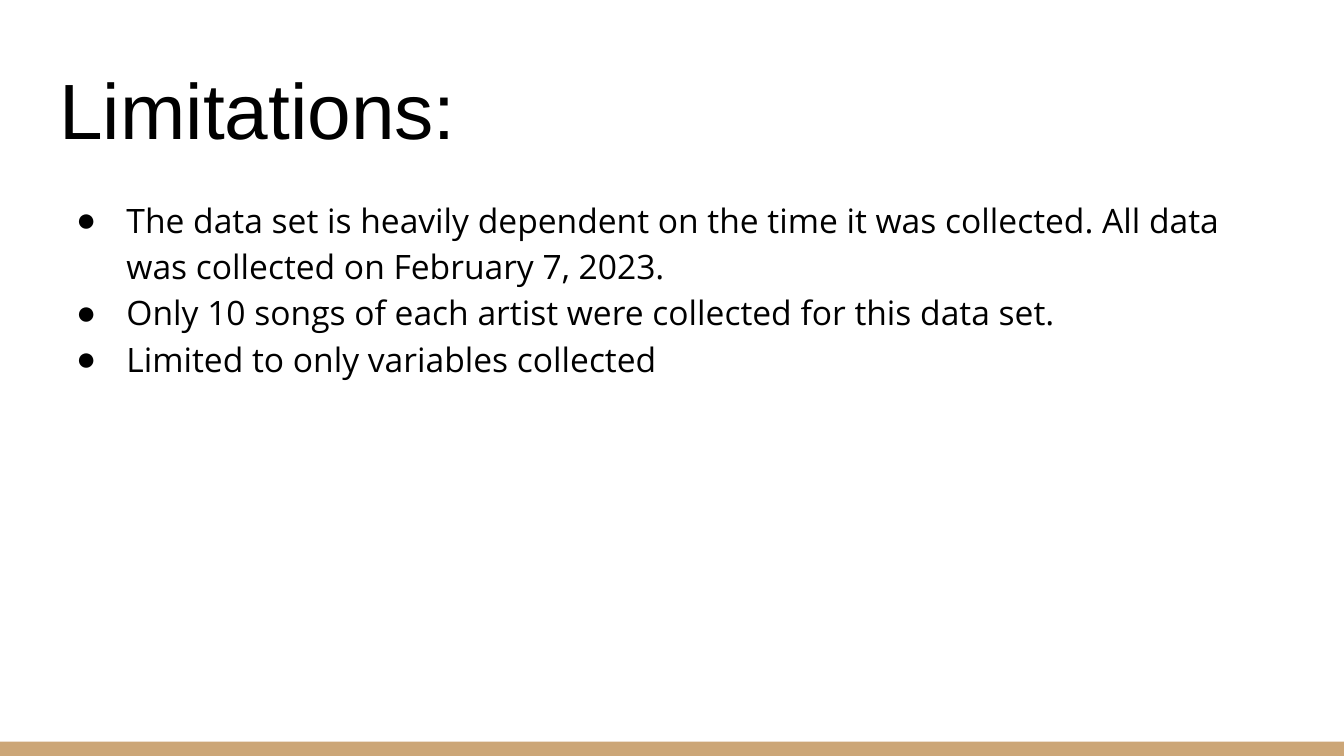
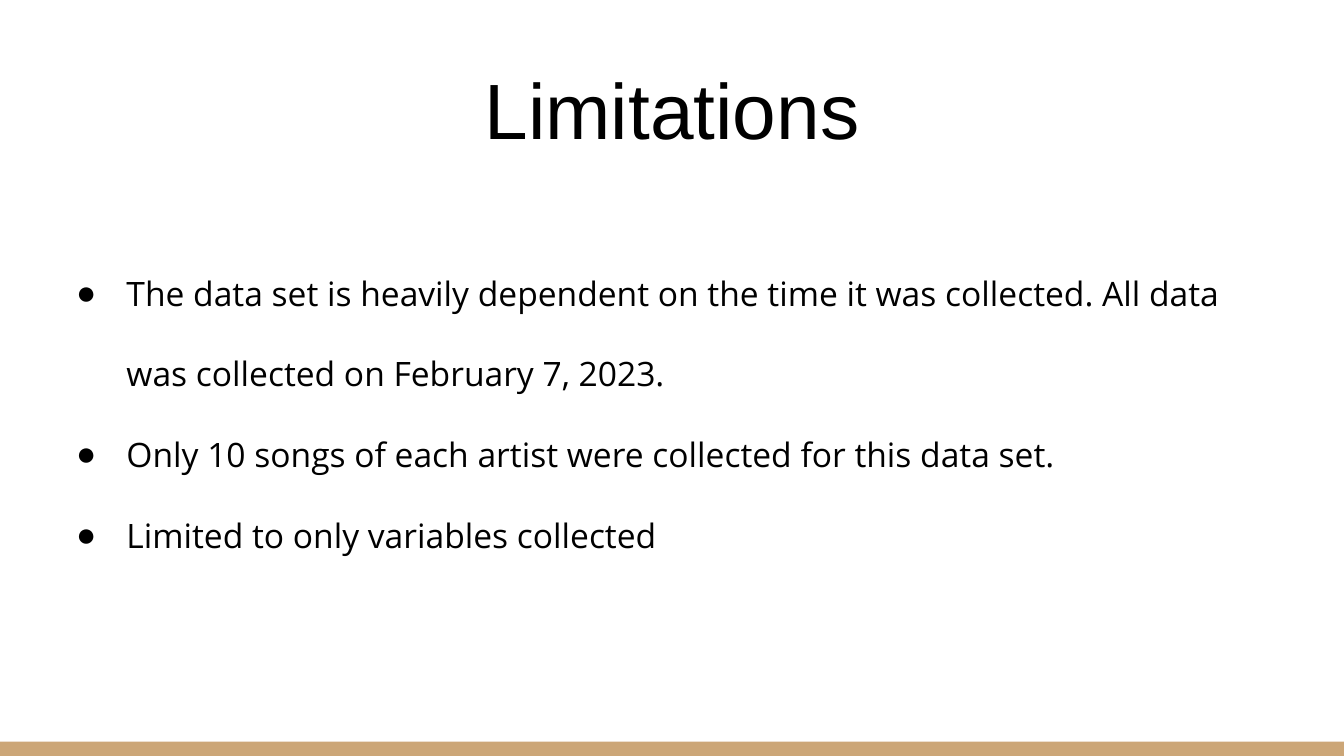
Before and after one commit to Nicholas-Simpson/Project1, a slide deck: slide 10 of Group 3 Presentation.pptx. Drawn at 1344x756 pixels with LibreOffice and Linux fonts; fonts in the diff are those of the drawing. Boxes give left, top, right and bottom in pixels: in the first picture for what was removed or moved away, otherwise in the second. Text is boxed around its words. In the diff, an @@ line names an element or a change of style, - is before the commit and + after.

```diff
--- a/Group 3 Presentation.pptx
+++ b/Group 3 Presentation.pptx
@@ title at box(485, 82, 860, 140): text changed @@
-Limitations:
+Limitations
@@ text "The data set is heavily ...": place and size @@
-text "The data set is heavily ..." at box(126, 207, 1219, 380)
+text "The data set is heavily ..." at box(126, 280, 1219, 556)
@@ text "The data set is heavily ..." at box(126, 280, 1219, 556): line spacing 1.15 to 2 @@
```
Also in this commit, not shown: 6 other slides changed.
